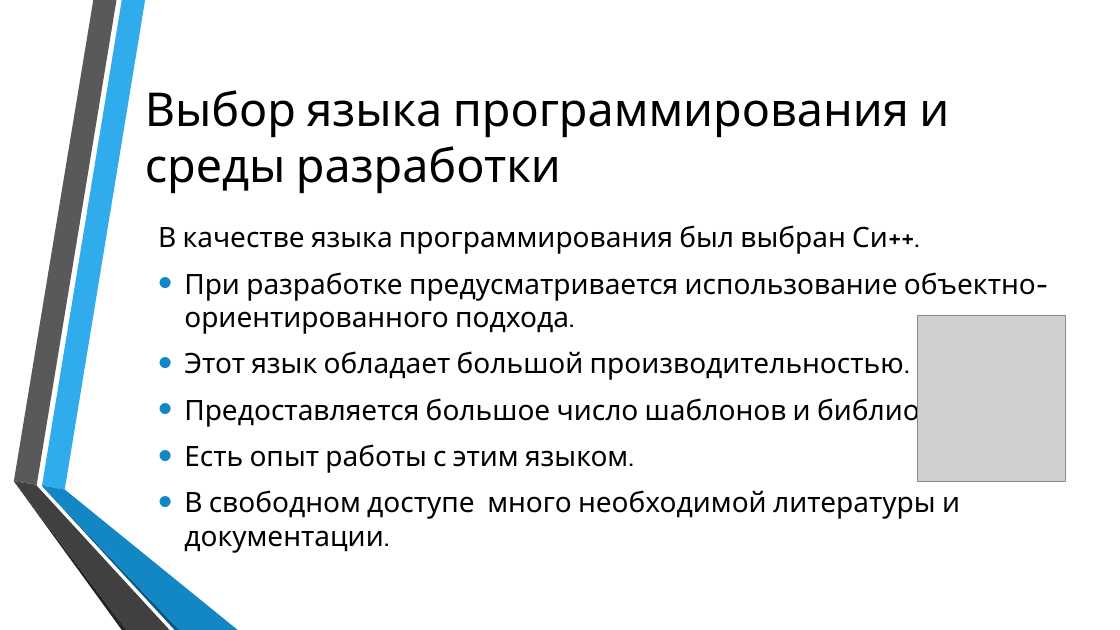
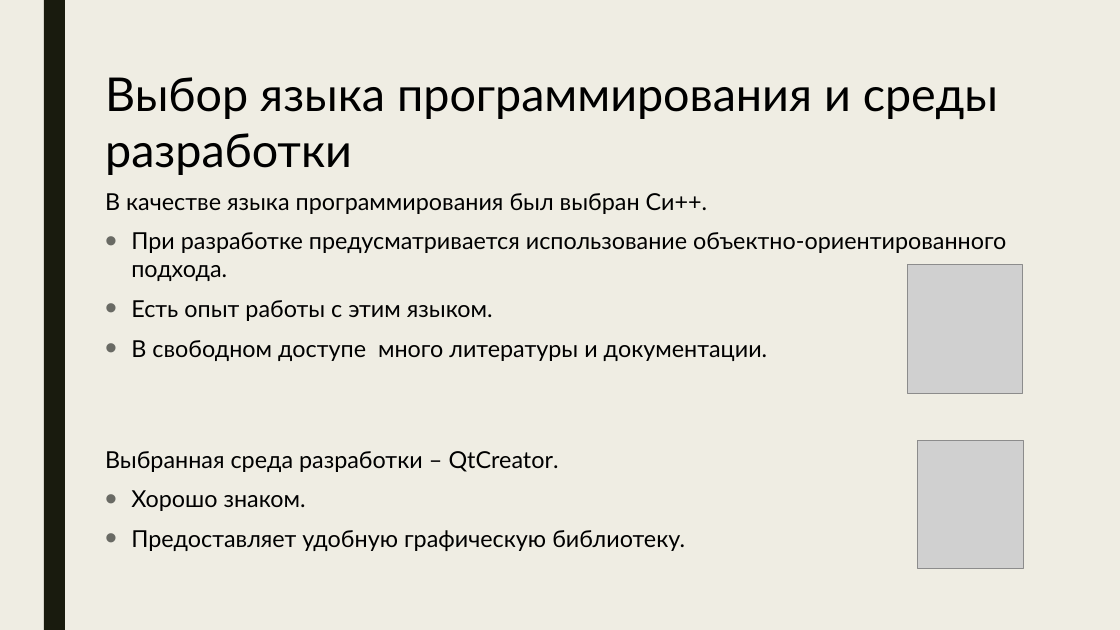
Before and after one commit to Bryanskaya/TimeIsOfTheEssence, a slide deck: slide 8 of Coursework/docs/Презентация_Брянская_ИУ7_52.pptx (slide 10 before the commit). Drawn at 1120x630 pixels with LibreOffice and Linux fonts; fonts in the diff are those of the drawing; grey boxes stand for pictures; background and template pictures are left out. Boxes give left, top, right and bottom in pixels: in the first picture for what was removed or moved away, otherwise in the second. Text is boxed around its words. In the diff, an @@ line names an element or a change of style, - is before the commit and + after.

```diff
--- a/Coursework/docs/Презентация_Брянская_ИУ7_52.pptx
+++ b/Coursework/docs/Презентация_Брянская_ИУ7_52.pptx
@@ background picture (left out) to #EFEDE3 @@
@@ rectangle added at (44, 0, 65, 630), fill #191B0E @@
@@ text "Выбор языка программирования и среды ...": place and size @@
-text "Выбор языка программирования и среды ..." at (145, 90, 949, 194)
+text "Выбор языка программирования и среды ..." at (105, 77, 998, 175)
@@ text "Выбор языка программирования и среды ..." at (105, 77, 998, 175): font Cabin to Lato @@
@@ text "В качестве языка программирования был ...": place and size @@
-text "В качестве языка программирования был ..." at (158, 225, 1036, 553)
+text "В качестве языка программирования был ..." at (105, 193, 1006, 361)
@@ text at (105, 193, 1006, 321): size 24 to 20 pt, font Cabin to Lato in "В качестве языка программирования был выбран Си++.", "При разработке предусматривается использование объектно-орие ...", "Есть опыт работы с этим языком."; bullet colour #1287C3 to #696A64 @@
@@ picture: place and size @@
-picture at (918, 315, 1065, 481)
+picture at (907, 265, 1022, 393)
@@ text at (131, 340, 767, 361): text changed; size 24 to 20 pt; font Cabin to Lato @@
-• В свободном доступе много необходимой литературы и документации.
+• В свободном доступе много литературы и документации.
@@ text at (184, 351, 963, 427): paragraphs removed @@
-• Этот язык обладает большой производительностью.
-• Предоставляется большое число шаблонов и библиотек.
@@ picture added at (918, 441, 1023, 569) @@
@@ text added at (105, 451, 685, 551), 20 pt, text #000000 @@
+Выбранная среда разработки – QtCreator.
+• Хорошо знаком.
+• Предоставляет удобную графическую библиотеку.
@@ group removed at (13, 0, 238, 630): 6 freeform shapes @@
```
Also in this commit, not shown: 12 other slides changed, 5 slides removed.
